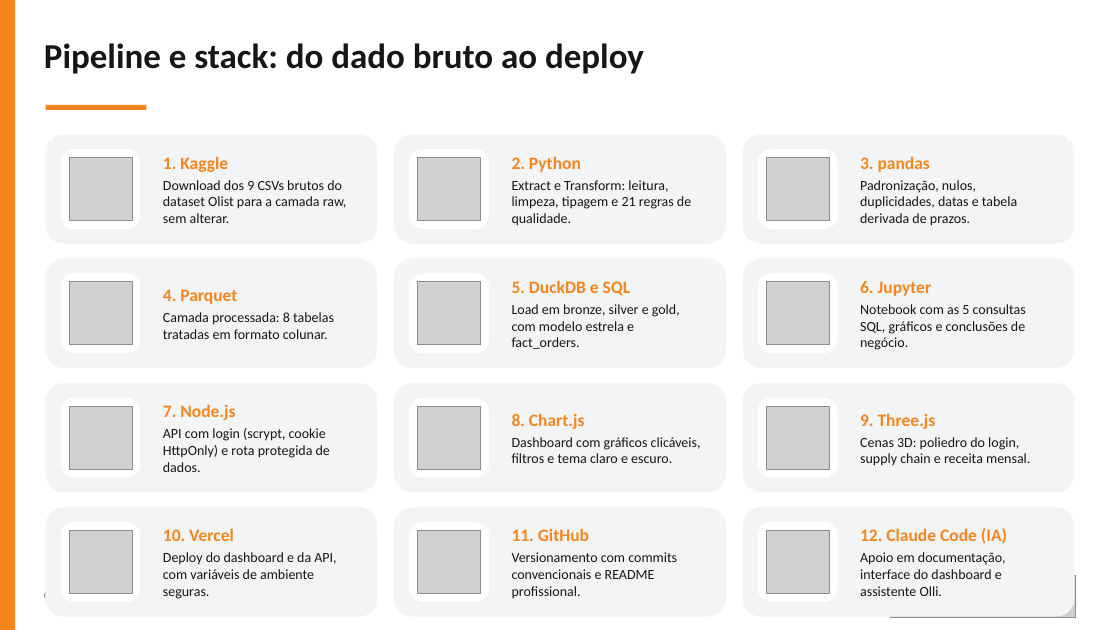
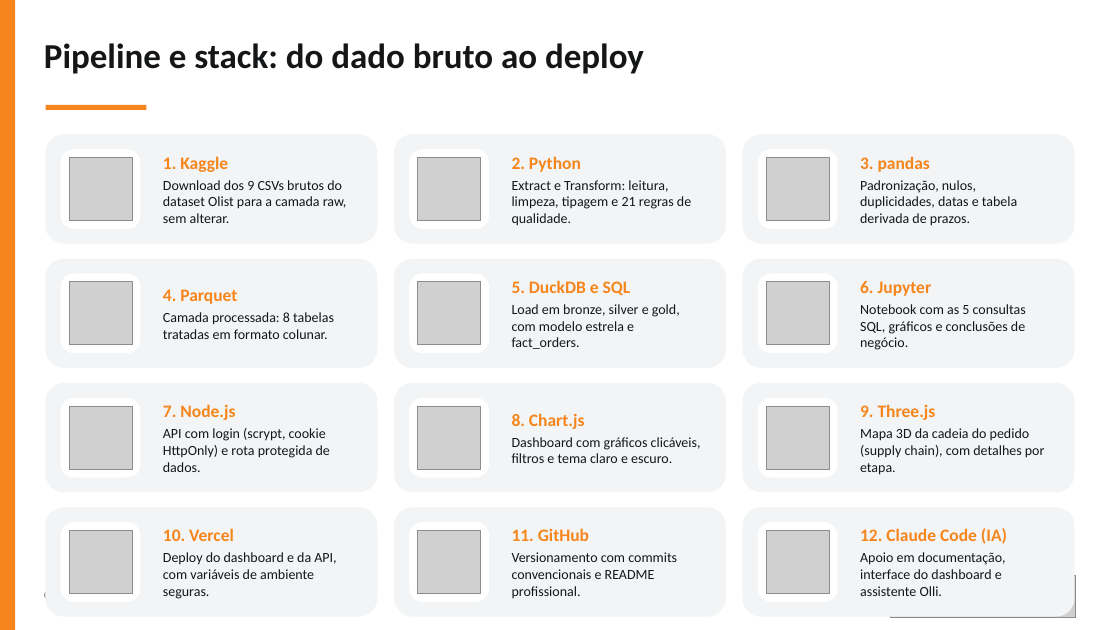
Before and after one commit to JulianaBallin/data-engineer-challenge, a slide deck: slide 5 of docs/apresentacao/apresentacao-olist.pptx. Drawn at 1120x630 pixels with LibreOffice and Linux fonts; fonts in the diff are those of the drawing; grey boxes stand for pictures. Boxes give left, top, right and bottom in pixels: in the first picture for what was removed or moved away, otherwise in the second. Text is boxed around its words. In the diff, an @@ line names an element or a change of style, - is before the commit and + after.

Commit message:
docs: describe login by security instead of visual design

```diff
--- a/docs/apresentacao/apresentacao-olist.pptx
+++ b/docs/apresentacao/apresentacao-olist.pptx
@@ text at [860, 428, 1045, 475]: text changed @@
-Cenas 3D: poliedro do login, supply chain e receita mensal.
+Mapa 3D da cadeia do pedido (supply chain), com detalhes por etapa.
```
Also in this commit, not shown: 5 other files.
